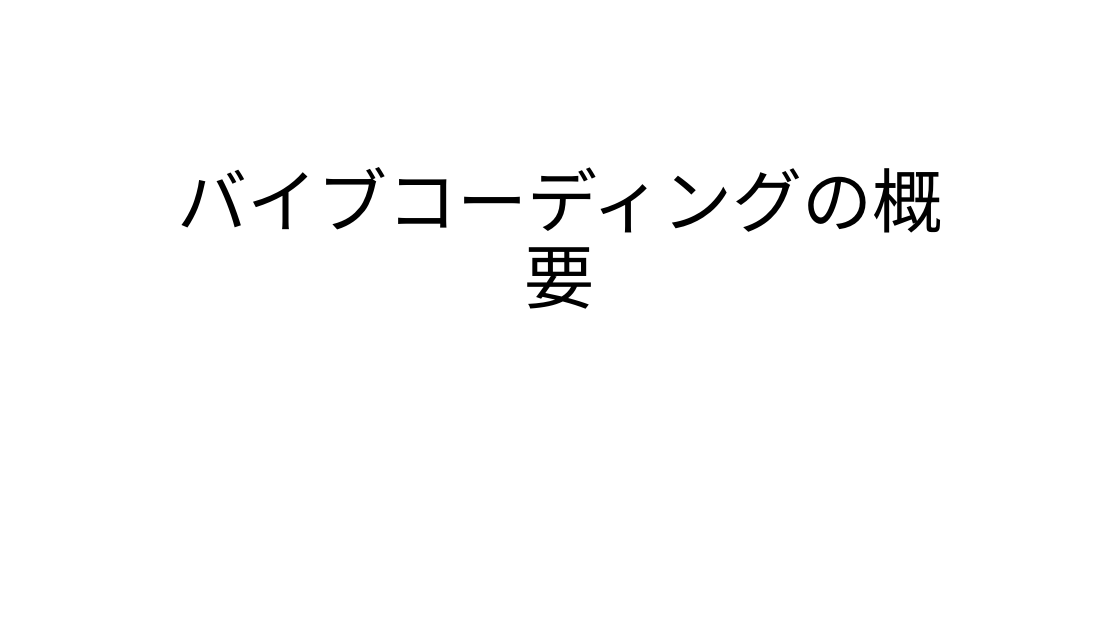
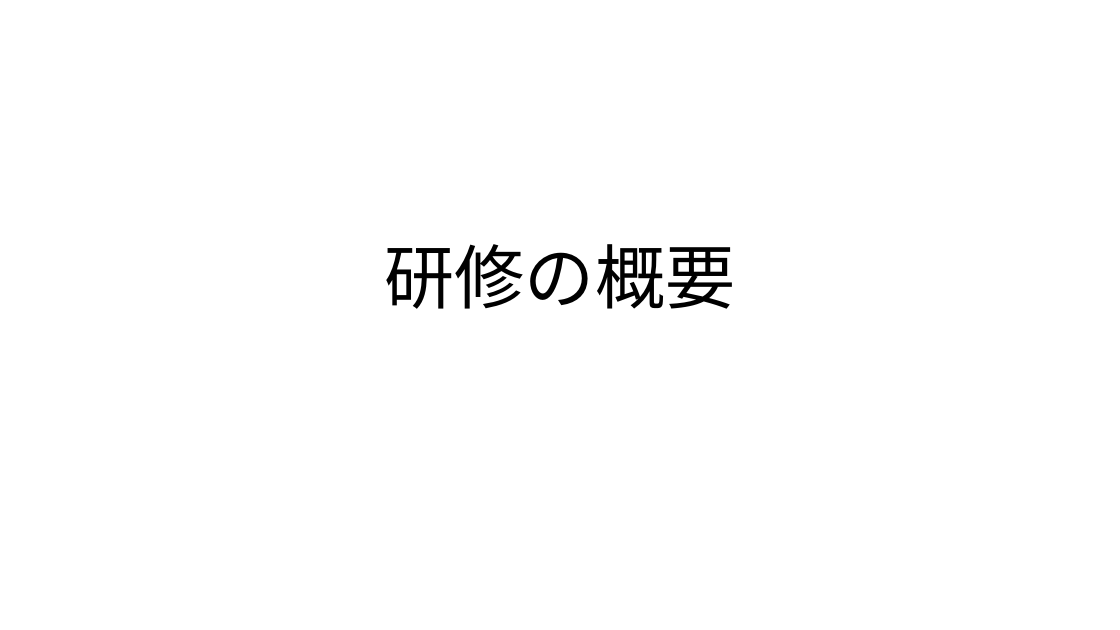
Before and after one commit to nishida2073/ai_navive, a slide deck: slide 1 of 00_オリエンテーション/【AI Native研修-バイブコーディング】研修の概要.pptx. Drawn at 1120x630 pixels with LibreOffice and Linux fonts; fonts in the diff are those of the drawing. Boxes give left, top, right and bottom in pixels: in the first picture for what was removed or moved away, otherwise in the second. Text is boxed around its words. In the diff, an @@ line names an element or a change of style, - is before the commit and + after.

```diff
--- a/00_オリエンテーション/【AI Native研修-バイブコーディング】研修の概要.pptx
+++ b/00_オリエンテーション/【AI Native研修-バイブコーディング】研修の概要.pptx
@@ title at (385,244,735,309): text changed @@
-バイブコーディングの概要
+研修の概要
```
Also in this commit, not shown: 3 other files.
